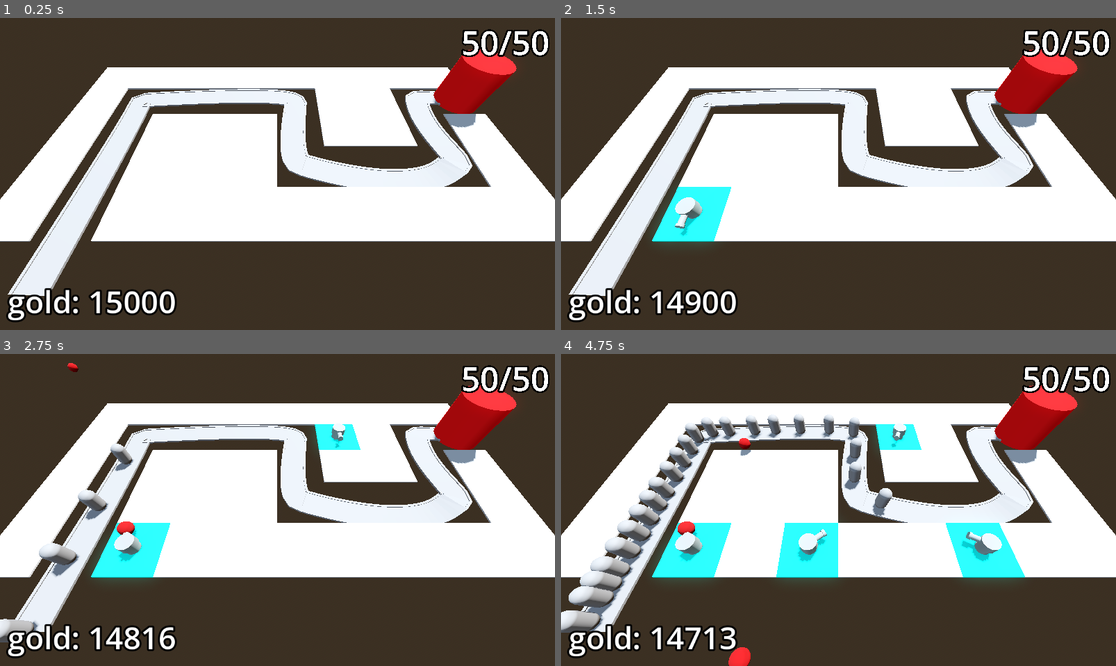
Above: before the commit, frames 1-4 (two rows, left to right).
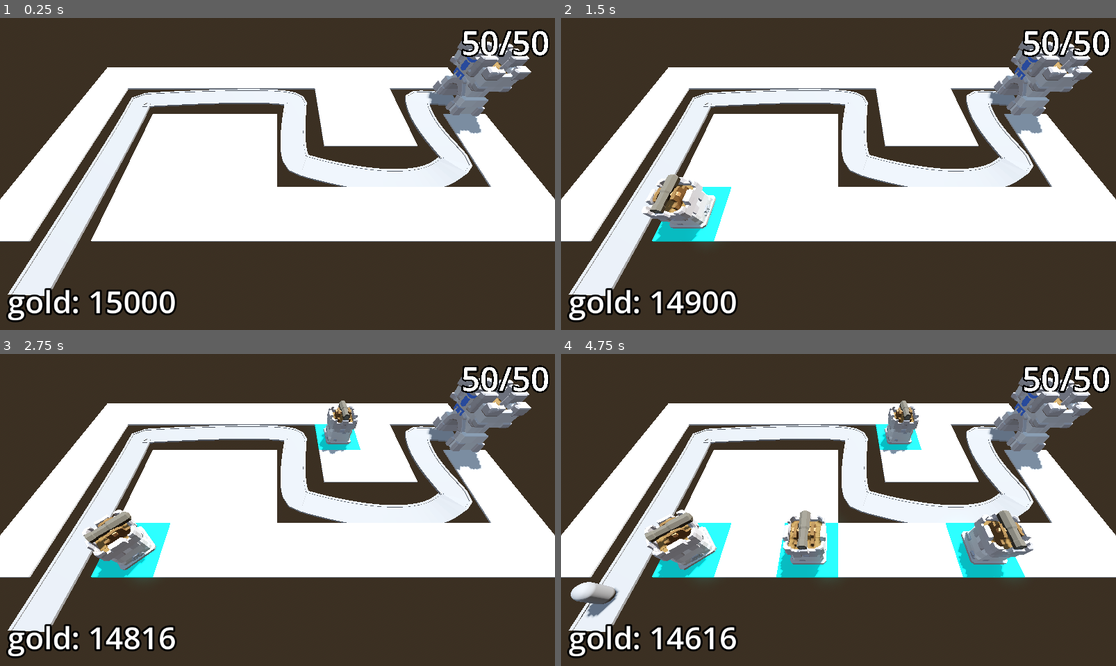
Above: after the commit, the same moments.

Repository: EsbenNyboe/TowerDefense
Game: Godot game, scene res://BaseLevel.tscn
Two runs of this game, one before a commit and one after it. Both use one fixed random seed, a clock stepped at 60 frames per second and the inputs below.
Inputs (mouse positions are in pixels of both pictures, inside the frame that each line leads up to):
- Up to frame 1 (0.25 s): no input
- Up to frame 2 (1.5 s): tap Enter at 0.5 s; move the mouse to (960, 158) at 0.52 s; press the mouse at (960, 158) at 0.53 s; tap Space at 1.25 s; move the mouse to (727, 189) at 1.27 s; release the mouse at (727, 189) at 1.28 s; click (727, 189) at 1.35 s
- Up to frame 3 (2.75 s): tap Enter at 2 s; move the mouse to (333, 441) at 2.02 s; press the mouse at (333, 441) at 2.03 s
- Up to frame 4 (4.75 s): move the mouse to (810, 572) at 2.77 s; release the mouse at (810, 572) at 2.78 s; click (810, 572) at 2.85 s; move the mouse to (1005, 556) at 3.52 s; press the mouse at (1005, 556) at 3.53 s; move the mouse to (672, 463) at 4.27 s; release the mouse at (672, 463) at 4.28 s; click (672, 463) at 4.35 s

The runs differ from the first frame. In frame 1, 2.5% of the frame differs, in the area x 76-96%, y 7-38%; in frame 2, 4.2%; in frame 3, 6.2%; in frame 4, 14%, in the area x 0-96%, y 7-100%.

Commit message:
Insert 3D assets

Diff:
--- a/barbarianblaster/Base/base.tscn
+++ b/barbarianblaster/Base/base.tscn
@@ -1,19 +1,10 @@
 [gd_scene load_steps=3 format=3 uid="uid://c6v5nq11udlcs"]
 
 [ext_resource type="Script" uid="uid://b1jlqbrbhx1c" path="res://Base/base.gd" id="1_u1x2a"]
-
-[sub_resource type="StandardMaterial3D" id="StandardMaterial3D_cbgtc"]
-albedo_color = Color(1, 0, 0, 1)
+[ext_resource type="PackedScene" uid="uid://d4a63n2c045rw" path="res://Assets/Base.glb" id="2_n5f2c"]
 
 [node name="Base" type="Node3D" groups=["base"]]
 script = ExtResource("1_u1x2a")
-
-[node name="CSGCylinder3D" type="CSGCylinder3D" parent="."]
-transform = Transform3D(1, 0, 0, 0, 1, 0, 0, 0, 1, 0, 2, 0)
-radius = 2.0
-height = 4.0
-sides = 32
-material = SubResource("StandardMaterial3D_cbgtc")
 
 [node name="Label3D" type="Label3D" parent="."]
 transform = Transform3D(1, 0, 0, 0, 1, 0, 0, 0, 1, 0, 5.5, 0)
@@ -21,3 +12,6 @@
 text = "Starting health"
 font_size = 522
 outline_size = 107
+
+[node name="Base" parent="." instance=ExtResource("2_n5f2c")]
+transform = Transform3D(-4.371139e-08, 0, -1, 0, 1, 0, 1, 0, -4.371139e-08, 0, 0, 0)
--- a/barbarianblaster/Enemy/enemy.gd
+++ b/barbarianblaster/Enemy/enemy.gd
@@ -19,7 +19,7 @@
 
 func _ready() -> void:
 	health = max_health
-	Engine.time_scale = 10
+	Engine.time_scale = 1
 
 func _process(delta: float) -> void:
 	progress += delta * speed
--- a/barbarianblaster/Turret/turret.gd
+++ b/barbarianblaster/Turret/turret.gd
@@ -3,8 +3,9 @@
 @export var projectile : PackedScene
 @export var turret_range: float = 10.0
 
-@onready var turret_barrel_2: MeshInstance3D = $TurretBase/TurretTop/TurretBarrel/TurretBarrel2
 @onready var animation_player: AnimationPlayer = $AnimationPlayer
+@onready var turret_base: Node3D = $TurretBase
+@onready var cannon: Node3D = $TurretBase/Cannon
 
 var enemy_path: Path3D
 var target: PathFollow3D
@@ -13,9 +14,9 @@
 	target = find_best_target()
 	if !target:
 		return
-	var corrected_enemy_position = target.global_position
-	corrected_enemy_position.y = global_position.y
-	look_at(corrected_enemy_position, Vector3.UP, true)
+	#var corrected_enemy_position = target.global_position
+	#corrected_enemy_position.y = global_position.y
+	turret_base.look_at(target.global_position, Vector3.UP, true)
 
 func _on_timer_timeout() -> void:
 	if target:
@@ -25,8 +26,8 @@
 	animation_player.play("fire")
 	var shot = projectile.instantiate()
 	add_child(shot)
-	shot.global_position = turret_barrel_2.global_position
-	shot.direction = global_transform.basis.z
+	shot.global_position = cannon.global_position
+	shot.direction = cannon.global_transform.basis.z
 
 func find_best_target() -> PathFollow3D:
 	var best_target = null
--- a/barbarianblaster/Turret/turret.tscn
+++ b/barbarianblaster/Turret/turret.tscn
@@ -1,78 +1,38 @@
-[gd_scene load_steps=10 format=3 uid="uid://qkeiacwrvcpk"]
+[gd_scene load_steps=8 format=3 uid="uid://qkeiacwrvcpk"]
 
 [ext_resource type="Script" uid="uid://ogdtvow3cl3j" path="res://Turret/turret.gd" id="1_5kpma"]
 [ext_resource type="PackedScene" uid="uid://cca52lc6xev2" path="res://Turret/projectile.tscn" id="2_djkev"]
+[ext_resource type="PackedScene" uid="uid://tbgs13k24623" path="res://Assets/Cannon.glb" id="3_r754r"]
+[ext_resource type="PackedScene" uid="uid://cw3n8lnncuvuo" path="res://Assets/TurretBase.glb" id="3_ttsi1"]
 
-[sub_resource type="CylinderMesh" id="CylinderMesh_cb20n"]
-height = 1.0
-
-[sub_resource type="CylinderMesh" id="CylinderMesh_5kpma"]
-top_radius = 0.6
-bottom_radius = 0.6
-height = 0.6
-
-[sub_resource type="CylinderMesh" id="CylinderMesh_djkev"]
-top_radius = 0.2
-bottom_radius = 0.2
-height = 1.0
-
-[sub_resource type="CylinderMesh" id="CylinderMesh_ttsi1"]
-top_radius = 0.25
-bottom_radius = 0.25
-height = 0.2
+[sub_resource type="Animation" id="Animation_ttsi1"]
+length = 0.001
+tracks/0/type = "value"
+tracks/0/imported = false
+tracks/0/enabled = true
+tracks/0/path = NodePath("TurretBase/Cannon:position")
+tracks/0/interp = 1
+tracks/0/loop_wrap = true
+tracks/0/keys = {
+"times": PackedFloat32Array(0),
+"transitions": PackedFloat32Array(1),
+"update": 0,
+"values": [Vector3(0, 2.0460968, 0)]
+}
 
 [sub_resource type="Animation" id="Animation_djkev"]
 resource_name = "fire"
 tracks/0/type = "value"
 tracks/0/imported = false
 tracks/0/enabled = true
-tracks/0/path = NodePath("TurretBase/TurretTop/TurretBarrel:position")
+tracks/0/path = NodePath("TurretBase/Cannon:position")
 tracks/0/interp = 1
 tracks/0/loop_wrap = true
 tracks/0/keys = {
-"times": PackedFloat32Array(0, 0.3),
+"times": PackedFloat32Array(0, 1),
 "transitions": PackedFloat32Array(1, 1),
 "update": 0,
-"values": [Vector3(0, 0, 0.324537), Vector3(0, 0, 0.746657)]
-}
-tracks/1/type = "value"
-tracks/1/imported = false
-tracks/1/enabled = true
-tracks/1/path = NodePath("TurretBase/TurretTop:position")
-tracks/1/interp = 1
-tracks/1/loop_wrap = true
-tracks/1/keys = {
-"times": PackedFloat32Array(0, 0.3),
-"transitions": PackedFloat32Array(1, 1),
-"update": 0,
-"values": [Vector3(0, 0.3, -0.0870445), Vector3(0, 0.3, 0)]
-}
-
-[sub_resource type="Animation" id="Animation_ttsi1"]
-length = 0.001
-tracks/0/type = "value"
-tracks/0/imported = false
-tracks/0/enabled = true
-tracks/0/path = NodePath("TurretBase/TurretTop/TurretBarrel:position")
-tracks/0/interp = 1
-tracks/0/loop_wrap = true
-tracks/0/keys = {
-"times": PackedFloat32Array(0),
-"transitions": PackedFloat32Array(1),
-"update": 0,
-"values": [Vector3(0, 0, 0.746657)]
-}
-tracks/1/type = "value"
-tracks/1/imported = false
-tracks/1/enabled = true
-tracks/1/path = NodePath("TurretBase/TurretTop:position")
-tracks/1/interp = 1
-tracks/1/loop_wrap = true
-tracks/1/keys = {
-"times": PackedFloat32Array(0),
-"transitions": PackedFloat32Array(1),
-"update": 0,
-"values": [Vector3(0, 0.3, 0)]
+"values": [Vector3(0, 2.0460968, -0.44589433), Vector3(0, 2.0460968, 0)]
 }
 
 [sub_resource type="AnimationLibrary" id="AnimationLibrary_r754r"]
@@ -85,23 +45,6 @@
 script = ExtResource("1_5kpma")
 projectile = ExtResource("2_djkev")
 
-[node name="TurretBase" type="MeshInstance3D" parent="."]
-transform = Transform3D(1, 0, 0, 0, 1, 0, 0, 0, 1, 0, -1.5, 0)
-mesh = SubResource("CylinderMesh_cb20n")
-
-[node name="TurretTop" type="MeshInstance3D" parent="TurretBase"]
-transform = Transform3D(1, 0, 0, 0, 1, 0, 0, 0, 1, 0, 0.3, 0)
-mesh = SubResource("CylinderMesh_5kpma")
-
-[node name="TurretBarrel" type="MeshInstance3D" parent="TurretBase/TurretTop"]
-transform = Transform3D(1, 0, 0, 0, -4.37114e-08, -1, 0, 1, -4.37114e-08, 0, 0, 0.746657)
-mesh = SubResource("CylinderMesh_djkev")
-
-[node name="TurretBarrel2" type="MeshInstance3D" parent="TurretBase/TurretTop/TurretBarrel"]
-transform = Transform3D(1, 0, 0, 0, 1, 0, 0, 0, 1, 0, 0.489745, 0)
-mesh = SubResource("CylinderMesh_ttsi1")
-skeleton = NodePath("../..")
-
 [node name="Timer" type="Timer" parent="."]
 autostart = true
 
@@ -110,4 +53,10 @@
 &"": SubResource("AnimationLibrary_r754r")
 }
 
+[node name="TurretBase" parent="." instance=ExtResource("3_ttsi1")]
+transform = Transform3D(1, 0, 0, 0, 1, 0, 0, 0, 1, 0, -2, 0)
+
+[node name="Cannon" parent="TurretBase" instance=ExtResource("3_r754r")]
+transform = Transform3D(1, 0, 0, 0, 1, 0, 0, 0, 1, 0, 2.0460968, 0)
+
 [connection signal="timeout" from="Timer" to="." method="_on_timer_timeout"]
Binary file added: barbarianblaster/Assets/Base.glb
Not shown, added: barbarianblaster/Assets/Base.glb.import
Binary file added: barbarianblaster/Assets/Base_Castle-metallic.png-Castle-roughness.png
Not shown, added: barbarianblaster/Assets/Base_Castle-metallic.png-Castle-roughness.png.import
Binary file added: barbarianblaster/Assets/Base_castle-colour-palette.png
Not shown, added: barbarianblaster/Assets/Base_castle-colour-palette.png.import
Binary file added: barbarianblaster/Assets/Cannon.glb
Not shown, added: barbarianblaster/Assets/Cannon.glb.import
Binary file added: barbarianblaster/Assets/Cannon_Castle-metallic.png-Castle-roughness.png
Not shown, added: barbarianblaster/Assets/Cannon_Castle-metallic.png-Castle-roughness.png.import
Binary file added: barbarianblaster/Assets/Cannon_castle-colour-palette.png
Not shown, added: barbarianblaster/Assets/Cannon_castle-colour-palette.png.import
(and 18 more such lines)
